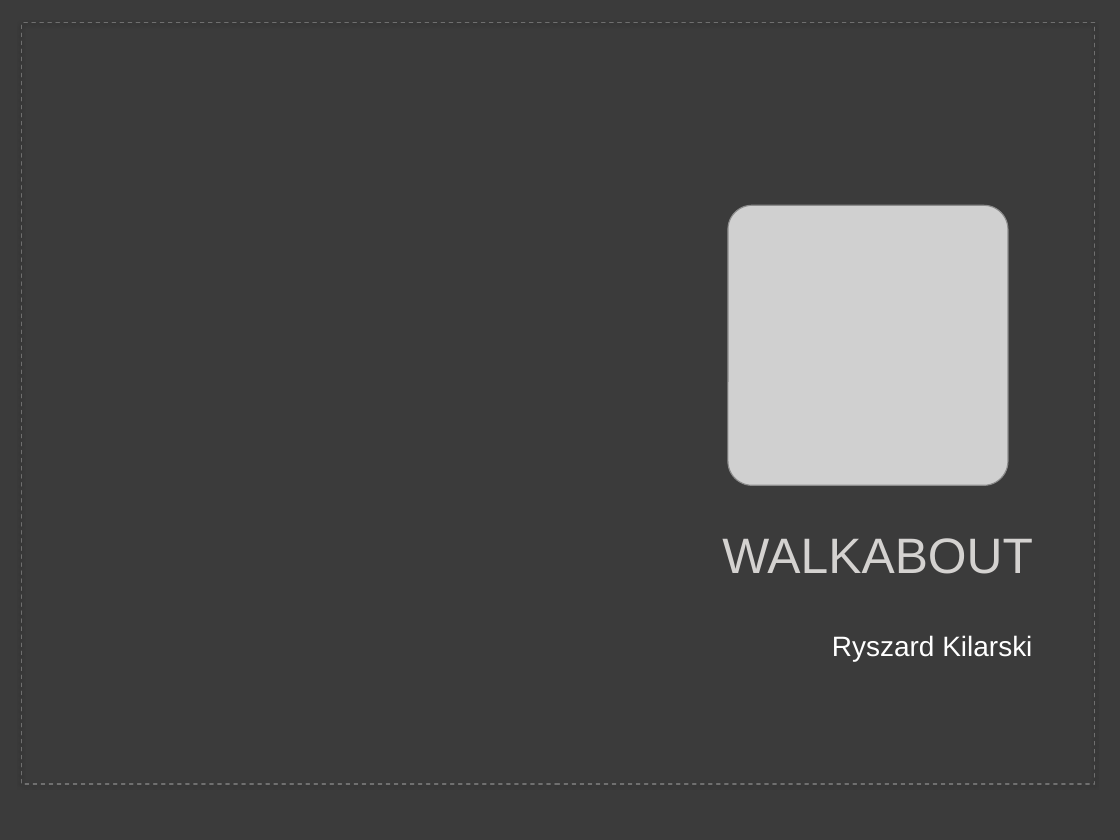
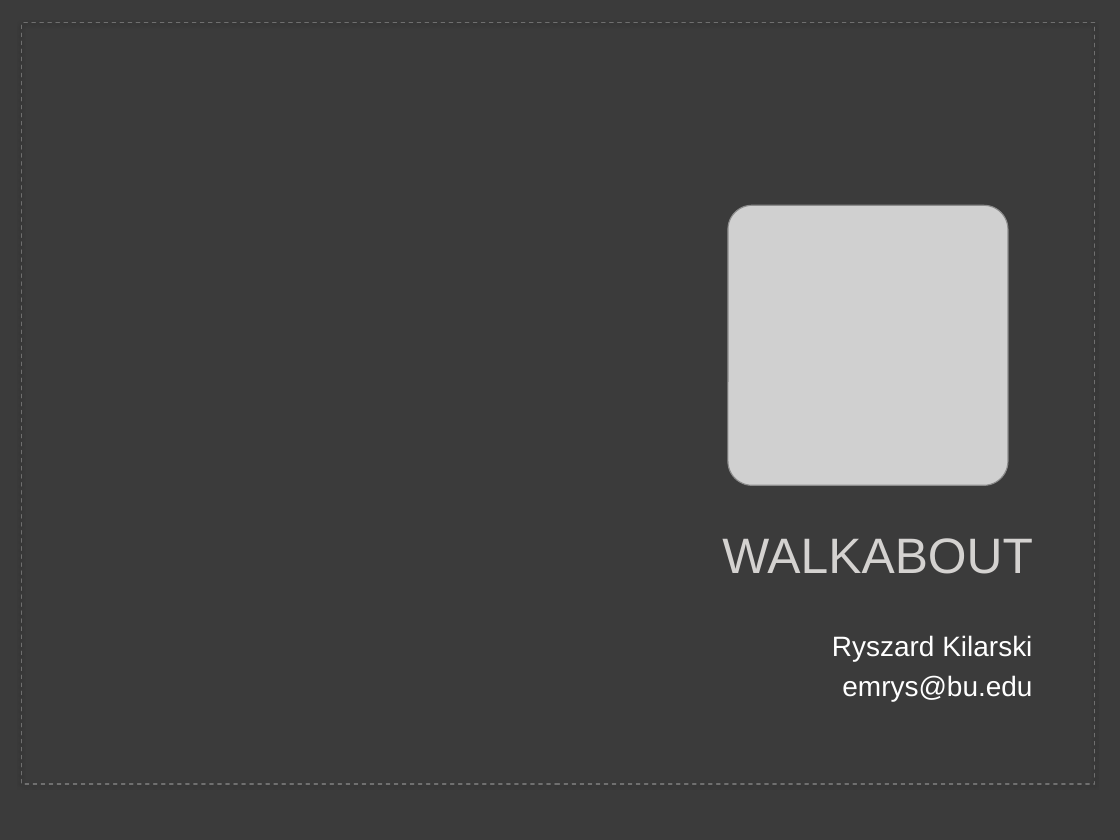
Before and after one commit to rkilarski/ryski-coding, a slide deck: slide 1 of WalkAbout/doc/WalkAbout.pptx. Drawn at 1120x840 pixels with LibreOffice and Linux fonts; fonts in the diff are those of the drawing; grey boxes stand for pictures. Boxes give left, top, right and bottom in pixels: in the first picture for what was removed or moved away, otherwise in the second. Text is boxed around its words. In the diff, an @@ line names an element or a change of style, - is before the commit and + after.

```diff
--- a/WalkAbout/doc/WalkAbout.pptx
+++ b/WalkAbout/doc/WalkAbout.pptx
@@ text at <box>842,675,1032,701</box>: paragraph added @@
+emrys@bu.edu
```
Also in this commit, not shown: 4 other slides changed, 2 slides added, 1 slide removed.
